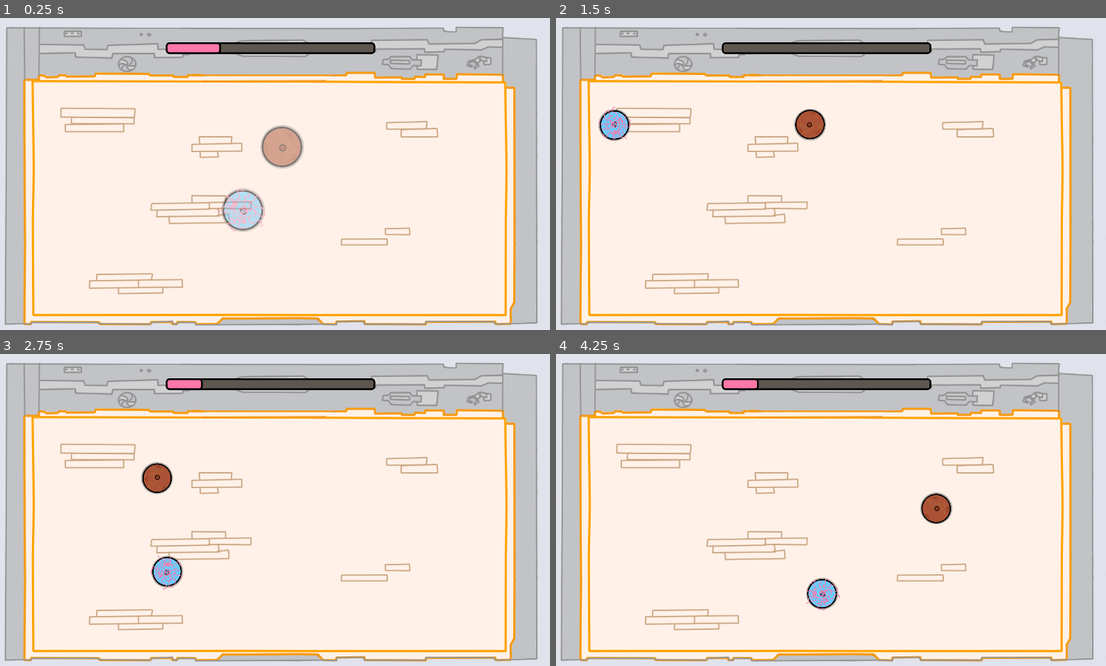
Above: before the commit, frames 1-4 (two rows, left to right).
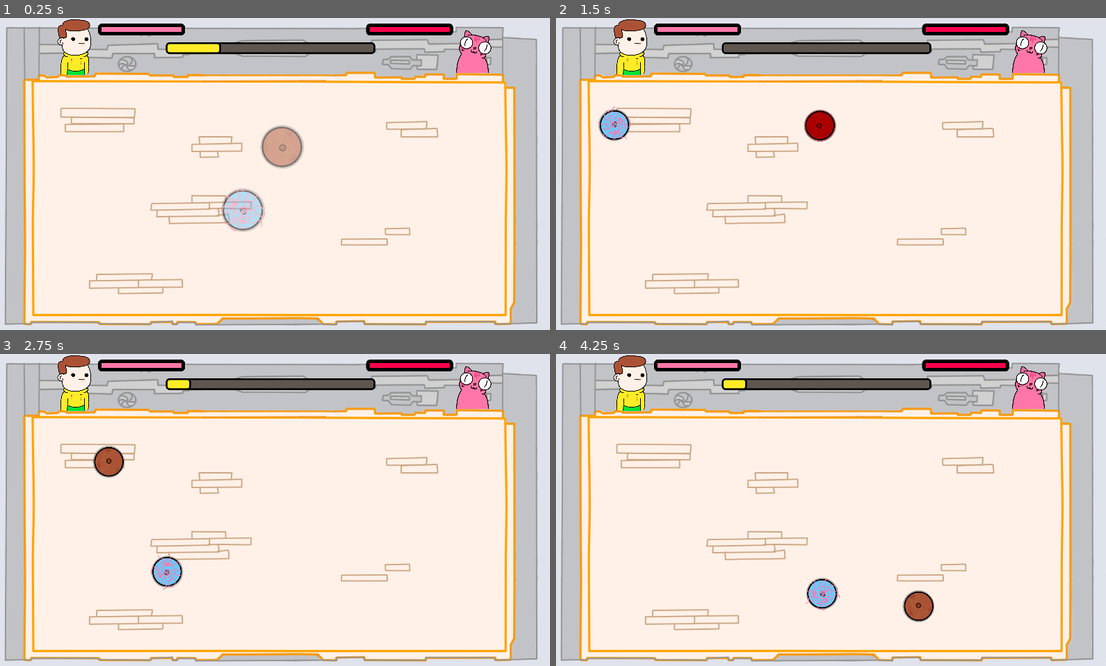
Above: after the commit, the same moments.

Repository: MatiasVME/spinning-battle
Game: Godot game, scene res://game/stage/stage.tscn
The game is run twice, just before and just after one commit, with the same random seed, the same clock (stepped at 60 frames per second) and the same inputs. This scene is started directly instead of the project's main scene.
Inputs (mouse positions are in pixels of both pictures, inside the frame that each line leads up to):
- Up to frame 1 (0.25 s): no input
- Up to frame 2 (1.5 s): move the mouse to (952, 158) at 0.52 s; press the mouse at (952, 158) at 0.53 s; move the mouse to (715, 189) at 1.27 s; release the mouse at (715, 189) at 1.28 s; click (715, 189) at 1.35 s
- Up to frame 3 (2.75 s): move the mouse to (330, 441) at 2.02 s; press the mouse at (330, 441) at 2.03 s
- Up to frame 4 (4.25 s): move the mouse to (798, 572) at 2.77 s; release the mouse at (798, 572) at 2.78 s; click (798, 572) at 2.85 s; move the mouse to (996, 556) at 3.52 s; press the mouse at (996, 556) at 3.53 s

The runs differ from the first frame. In frame 1, 3.0% of the frame differs, in the area x 10-90%, y 0-19%; in frame 2, 3.4%; in frame 3, 3.9%; in frame 4, 3.9%, in the area x 10-90%, y 0-86%.

Commit message:
Se añade hud

Diff:
--- /dev/null
+++ b/game/autoloads/Signals.gd
@@ -0,0 +1,4 @@
+extends Node
+
+
+signal boosted(force, is_player)
--- a/game/bar/bar.gd
+++ b/game/bar/bar.gd
@@ -3,7 +3,6 @@
 var is_pressed := false
 var is_releassed := false
 
-signal forced(force)
 
 func _input(event: InputEvent) -> void:
 	if event.is_action_pressed("click"):
@@ -15,10 +14,10 @@
 		is_pressed = false
 
 		$Timer.stop()
-		forced.emit(value)
+		Signals.boosted.emit(value, true)
 		value = 0
 
 
 func _on_timer_timeout() -> void:
 	if is_pressed:
-		value += 25
+		value += 5
--- a/game/bar/bar.tscn
+++ b/game/bar/bar.tscn
@@ -15,7 +15,7 @@
 corner_radius_bottom_left = 8
 
 [sub_resource type="StyleBoxFlat" id="StyleBoxFlat_fqkwq"]
-bg_color = Color(1, 0.466667, 0.658824, 1)
+bg_color = Color(1, 0.92549, 0.152941, 1)
 border_width_left = 4
 border_width_top = 4
 border_width_right = 4
@@ -39,7 +39,7 @@
 script = ExtResource("1_0htlm")
 
 [node name="Timer" type="Timer" parent="."]
-wait_time = 0.05
+wait_time = 0.01
 autostart = true
 
 [node name="Anim" type="AnimationPlayer" parent="."]
--- /dev/null
+++ b/game/hud/hud.gd
@@ -0,0 +1,7 @@
+extends Node2D
+
+
+# Called when the node enters the scene tree for the first time.
+func _ready() -> void:
+	$PlayerHP.value = $PlayerHP.max_value
+	$EnemyHP.value = $EnemyHP.max_value
--- /dev/null
+++ b/game/hud/hud.tscn
@@ -0,0 +1,96 @@
+[gd_scene load_steps=9 format=3 uid="uid://ffuxbuuj0hvv"]
+
+[ext_resource type="Script" path="res://game/hud/hud.gd" id="1_aur1m"]
+[ext_resource type="Texture2D" uid="uid://siqelu8xot0r" path="res://game/stage/mapaBatalla.png" id="1_phir1"]
+[ext_resource type="Texture2D" uid="uid://bkmohkyyah5j3" path="res://game/avatars/player.webp" id="2_jyk6s"]
+[ext_resource type="Texture2D" uid="uid://b808qfbqockur" path="res://game/avatars/boss_cat.webp" id="3_m6e2j"]
+
+[sub_resource type="StyleBoxFlat" id="StyleBoxFlat_3j3y4"]
+bg_color = Color(0.372549, 0.341176, 0.309804, 1)
+border_width_left = 8
+border_width_top = 8
+border_width_right = 8
+border_width_bottom = 8
+border_color = Color(0, 0, 0, 1)
+corner_radius_top_left = 8
+corner_radius_top_right = 8
+corner_radius_bottom_right = 8
+corner_radius_bottom_left = 8
+
+[sub_resource type="StyleBoxFlat" id="StyleBoxFlat_p6320"]
+bg_color = Color(1, 0.466667, 0.658824, 1)
+border_width_left = 8
+border_width_top = 8
+border_width_right = 8
+border_width_bottom = 8
+border_color = Color(0, 0, 0, 1)
+corner_radius_top_left = 8
+corner_radius_top_right = 8
+corner_radius_bottom_right = 8
+corner_radius_bottom_left = 8
+
+[sub_resource type="SpriteFrames" id="SpriteFrames_nvfvf"]
+animations = [{
+"frames": [{
+"duration": 1.0,
+"texture": ExtResource("3_m6e2j")
+}],
+"loop": true,
+"name": &"cat",
+"speed": 5.0
+}]
+
+[sub_resource type="StyleBoxFlat" id="StyleBoxFlat_u4myk"]
+bg_color = Color(1, 0, 0.301961, 1)
+border_width_left = 8
+border_width_top = 8
+border_width_right = 8
+border_width_bottom = 8
+border_color = Color(0, 0, 0, 1)
+corner_radius_top_left = 8
+corner_radius_top_right = 8
+corner_radius_bottom_right = 8
+corner_radius_bottom_left = 8
+
+[node name="Hud" type="Node2D"]
+script = ExtResource("1_aur1m")
+
+[node name="Placeholder" type="Sprite2D" parent="."]
+visible = false
+texture = ExtResource("1_phir1")
+centered = false
+
+[node name="AvatarPlayer" type="Sprite2D" parent="."]
+position = Vector2(190, 68)
+scale = Vector2(0.230769, 0.230769)
+texture = ExtResource("2_jyk6s")
+
+[node name="PlayerHP" type="ProgressBar" parent="."]
+custom_minimum_size = Vector2(200, 0)
+offset_left = 240.0
+offset_top = 13.0
+offset_right = 440.0
+offset_bottom = 40.0
+theme_override_styles/background = SubResource("StyleBoxFlat_3j3y4")
+theme_override_styles/fill = SubResource("StyleBoxFlat_p6320")
+step = 1.0
+value = 50.0
+show_percentage = false
+
+[node name="AvatarEnemy" type="AnimatedSprite2D" parent="."]
+position = Vector2(1104, 68)
+scale = Vector2(0.230769, 0.230769)
+sprite_frames = SubResource("SpriteFrames_nvfvf")
+animation = &"cat"
+
+[node name="EnemyHP" type="ProgressBar" parent="."]
+custom_minimum_size = Vector2(200, 0)
+offset_left = 857.0
+offset_top = 13.0
+offset_right = 1057.0
+offset_bottom = 40.0
+theme_override_styles/background = SubResource("StyleBoxFlat_3j3y4")
+theme_override_styles/fill = SubResource("StyleBoxFlat_u4myk")
+step = 1.0
+value = 50.0
+show_percentage = false
--- a/game/spiner/spiner.gd
+++ b/game/spiner/spiner.gd
@@ -9,7 +9,12 @@
 
 var _colliding_bodies
 
+var is_player := true
+
 func _ready() -> void:
+	if is_player:
+		Signals.boosted.connect(_on_boosted)
+
 	apply_central_impulse(Vector2(randi_range(-500, 500), randi_range(-500, 500)))
 
 
@@ -27,4 +32,20 @@
 		if _colliding_bodies[0] is Spiner:
 			acel = INITIAL_ACEL
 			#apply_central_impulse(Vector2(randi_range(-50, 50), randi_range(-50, 50)))
-			$AnimHit.play("hit")
+			#$AnimHit.play("hit")
+		$Sprite["self_modulate"] = Color.WHITE
+
+
+func _on_boosted(force, is_player):
+	$Sprite["self_modulate"] = Color.RED
+
+
+func _on_timer_timeout() -> void:
+	if not is_player:
+		$Timer.wait_time = randf_range(2.0, 8.0)
+		$Timer.start()
+
+		$Sprite["self_modulate"] = Color.RED
+		Signals.boosted.emit($Timer.wait_time * 250, is_player)
+	else:
+		$Timer.stop()
--- a/game/spiner/spiner.tscn
+++ b/game/spiner/spiner.tscn
@@ -152,3 +152,9 @@
 libraries = {
 "": SubResource("AnimationLibrary_7swee")
 }
+
+[node name="Timer" type="Timer" parent="."]
+wait_time = 6.0
+autostart = true
+
+[connection signal="timeout" from="Timer" to="." method="_on_timer_timeout"]
--- a/game/stage/stage.gd
+++ b/game/stage/stage.gd
@@ -7,7 +7,7 @@
 
 
 func _ready() -> void:
-	$Bar.forced.connect(_on_forced)
+	Signals.boosted.connect(_on_boosted)
 
 	create_player_spiner()
 	create_boss_spiner()
@@ -24,12 +24,17 @@
 	var spiner_inst = spiner.instantiate()
 	spiner_inst.global_position = Vector2(randi_range(150, 1150), randi_range(150, 675))
 	boss_spiner = spiner_inst
+	boss_spiner.is_player = false
 
 	boss_spiner.get_node("Sprite").animation = "cat"
 
 	add_child(spiner_inst)
 
 
-func _on_forced(force):
-	var dir = (boss_spiner.global_position - player_spiner.global_position).normalized()
-	player_spiner.apply_central_impulse(dir * force)
+func _on_boosted(force, is_player):
+	if is_player:
+		var dir = (boss_spiner.global_position - player_spiner.global_position).normalized()
+		player_spiner.apply_central_impulse(dir * force)
+	else:
+		var dir = (player_spiner.global_position - boss_spiner.global_position).normalized()
+		boss_spiner.apply_central_impulse(dir * force)
--- a/game/stage/stage.tscn
+++ b/game/stage/stage.tscn
@@ -1,8 +1,9 @@
-[gd_scene load_steps=4 format=3 uid="uid://d13xfdsi4bpip"]
+[gd_scene load_steps=5 format=3 uid="uid://d13xfdsi4bpip"]
 
 [ext_resource type="Script" path="res://game/stage/stage.gd" id="1_4pmbq"]
 [ext_resource type="Texture2D" uid="uid://siqelu8xot0r" path="res://game/stage/mapaBatalla.png" id="1_nnjvv"]
 [ext_resource type="PackedScene" uid="uid://dxd0bxq1sqix6" path="res://game/bar/bar.tscn" id="3_nma2k"]
+[ext_resource type="PackedScene" uid="uid://ffuxbuuj0hvv" path="res://game/hud/hud.tscn" id="4_cjk3c"]
 
 [node name="Stage" type="Node2D"]
 script = ExtResource("1_4pmbq")
@@ -23,3 +24,5 @@
 offset_top = 56.0
 offset_right = 878.0
 offset_bottom = 83.0
+
+[node name="Hud" parent="." instance=ExtResource("4_cjk3c")]
--- a/main_screens/main_menu/main_menu.tscn
+++ b/main_screens/main_menu/main_menu.tscn
@@ -1,8 +1,8 @@
 [gd_scene load_steps=8 format=3 uid="uid://c8dnw56t41d44"]
 
-[ext_resource type="FontFile" uid="uid://bkxa3xvcsxrbk" path="res://shared_resources/fonts/roboto/static/Roboto-Bold.ttf" id="1_ikpad"]
 [ext_resource type="Script" path="res://main_screens/main_menu/main_menu.gd" id="1_lo8ma"]
 [ext_resource type="Texture2D" uid="uid://bkmohkyyah5j3" path="res://game/avatars/player.webp" id="2_bk7be"]
+[ext_resource type="FontFile" uid="uid://c3bw11ojwfbb7" path="res://shared_resources/fonts/bouncy/Bouncy-Thin.otf" id="2_lxb8k"]
 [ext_resource type="Texture2D" uid="uid://c6wqabxilr7cl" path="res://logo.png" id="4_pvfad"]
 
 [sub_resource type="StyleBoxFlat" id="StyleBoxFlat_r3vf2"]
@@ -85,7 +85,7 @@
 custom_minimum_size = Vector2(400, 100)
 layout_mode = 2
 theme_override_colors/font_color = Color(1, 0.945098, 0.909804, 1)
-theme_override_fonts/font = ExtResource("1_ikpad")
+theme_override_fonts/font = ExtResource("2_lxb8k")
 theme_override_font_sizes/font_size = 42
 theme_override_styles/hover = SubResource("StyleBoxFlat_r3vf2")
 theme_override_styles/pressed = SubResource("StyleBoxFlat_1udwp")
@@ -97,7 +97,7 @@
 custom_minimum_size = Vector2(400, 100)
 layout_mode = 2
 theme_override_colors/font_color = Color(1, 0.945098, 0.909804, 1)
-theme_override_fonts/font = ExtResource("1_ikpad")
+theme_override_fonts/font = ExtResource("2_lxb8k")
 theme_override_font_sizes/font_size = 42
 theme_override_styles/hover = SubResource("StyleBoxFlat_r3vf2")
 theme_override_styles/pressed = SubResource("StyleBoxFlat_1udwp")
@@ -109,7 +109,7 @@
 custom_minimum_size = Vector2(400, 100)
 layout_mode = 2
 theme_override_colors/font_color = Color(1, 0.945098, 0.909804, 1)
-theme_override_fonts/font = ExtResource("1_ikpad")
+theme_override_fonts/font = ExtResource("2_lxb8k")
 theme_override_font_sizes/font_size = 42
 theme_override_styles/hover = SubResource("StyleBoxFlat_r3vf2")
 theme_override_styles/pressed = SubResource("StyleBoxFlat_1udwp")
--- a/project.godot
+++ b/project.godot
@@ -14,6 +14,10 @@
 run/main_scene="res://main_screens/intro/intro.tscn"
 config/features=PackedStringArray("4.3", "GL Compatibility")
 config/icon="res://game/avatars/player.webp"
+
+[autoload]
+
+Signals="*res://game/autoloads/Signals.gd"
 
 [display]
 
